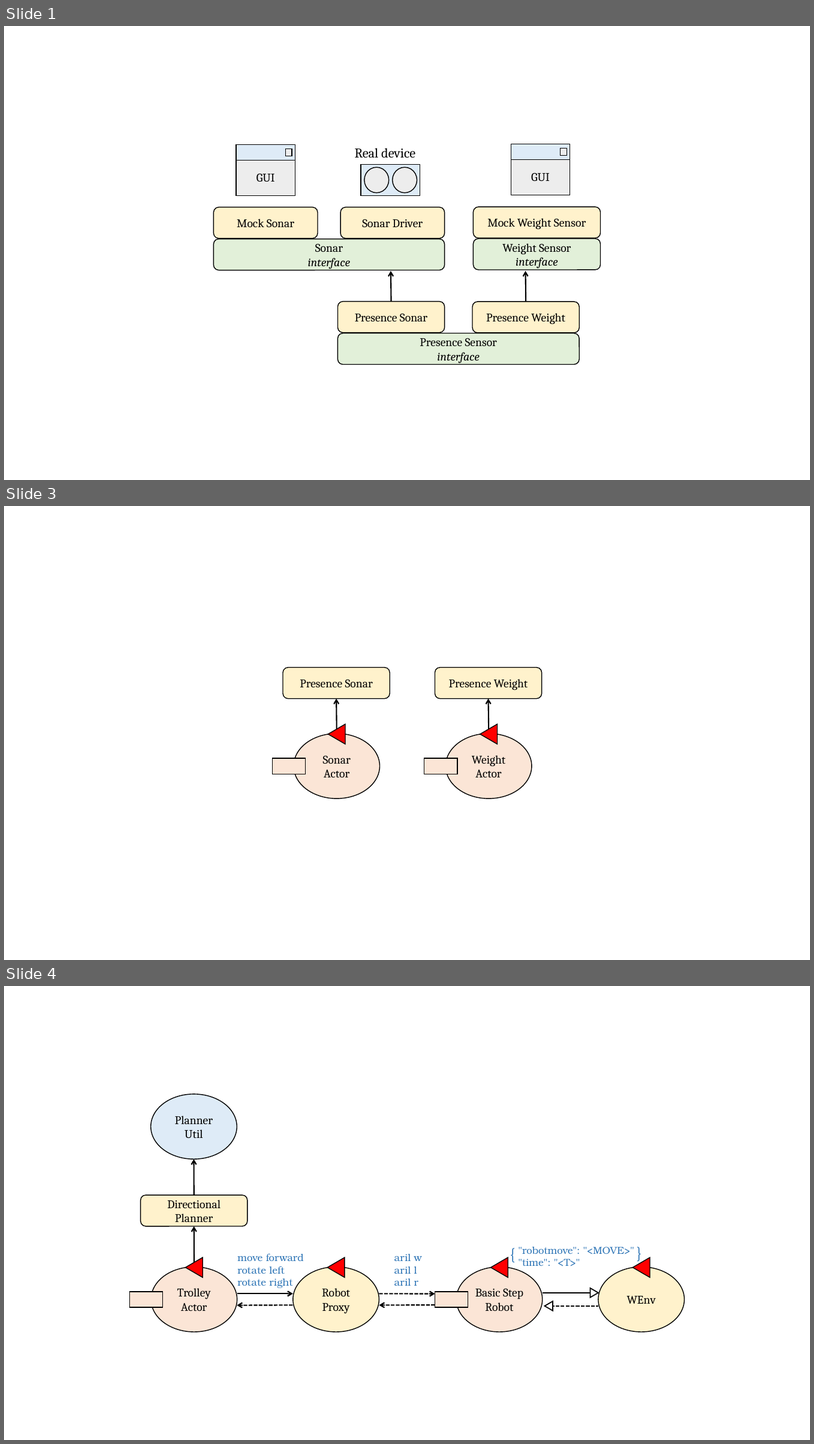
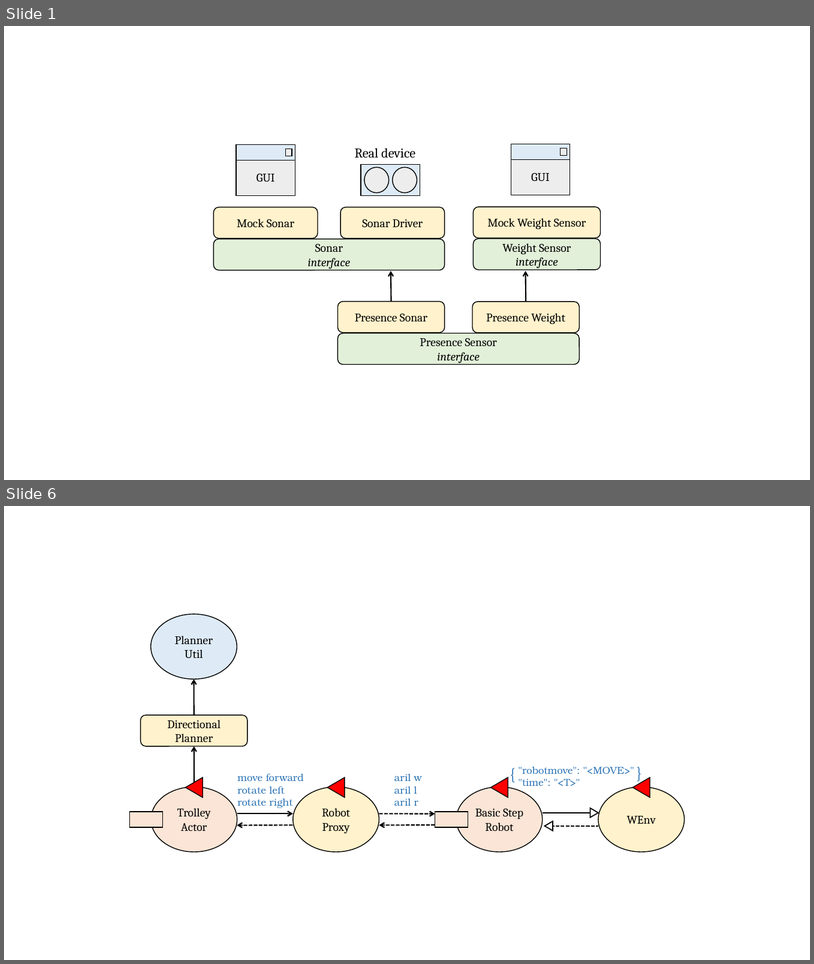
Before and after one commit to JackFantaz/FantazziniGiacomoIss, a slide deck: FinalTask/userDocs/img/final_task_schema.pptx. Shown one above the other, each under a label of ours: slides 1, 3 and 4 before the commit, slides 1 and 6 after it; the slides between them are not shown. The pictures are 814x1444 and 814x964 pixels, drawn with LibreOffice and Linux fonts; fonts in the diff are those of the drawing. Boxes give left, top, right and bottom in pixels: in the first picture for what was removed or moved away, otherwise in the second. Text is boxed around its words. In the diff, an @@ line names an element or a change of style, - is before the commit and + after.

```diff
--- a/FinalTask/userDocs/img/final_task_schema.pptx
+++ b/FinalTask/userDocs/img/final_task_schema.pptx
@@ slide 3 removed at (4,506,810,960), background #FFFFFF @@
@@ rounded rectangle removed at (283,667,390,699) @@
-Presence Sonar
@@ rounded rectangle removed at (435,667,542,699) @@
-Presence Weight
@@ arrow removed from (337, 729) to (337, 699) @@
@@ arrow removed from (489, 729) to (489, 699) @@
@@ ellipse removed at (294,733,380,798) @@
-Sonar
-Actor
@@ triangle removed at (329,724,345,744) @@
@@ ellipse removed at (446,733,532,798) @@
-Weight
-Actor
@@ triangle removed at (480,724,497,744) @@
@@ rectangle removed at (273,758,306,774) @@
@@ rectangle removed at (425,758,458,774) @@
@@ what was slide 4 is now slide 6 @@
```
Also in this commit, not shown: 2 slides changed, 9 other files.
